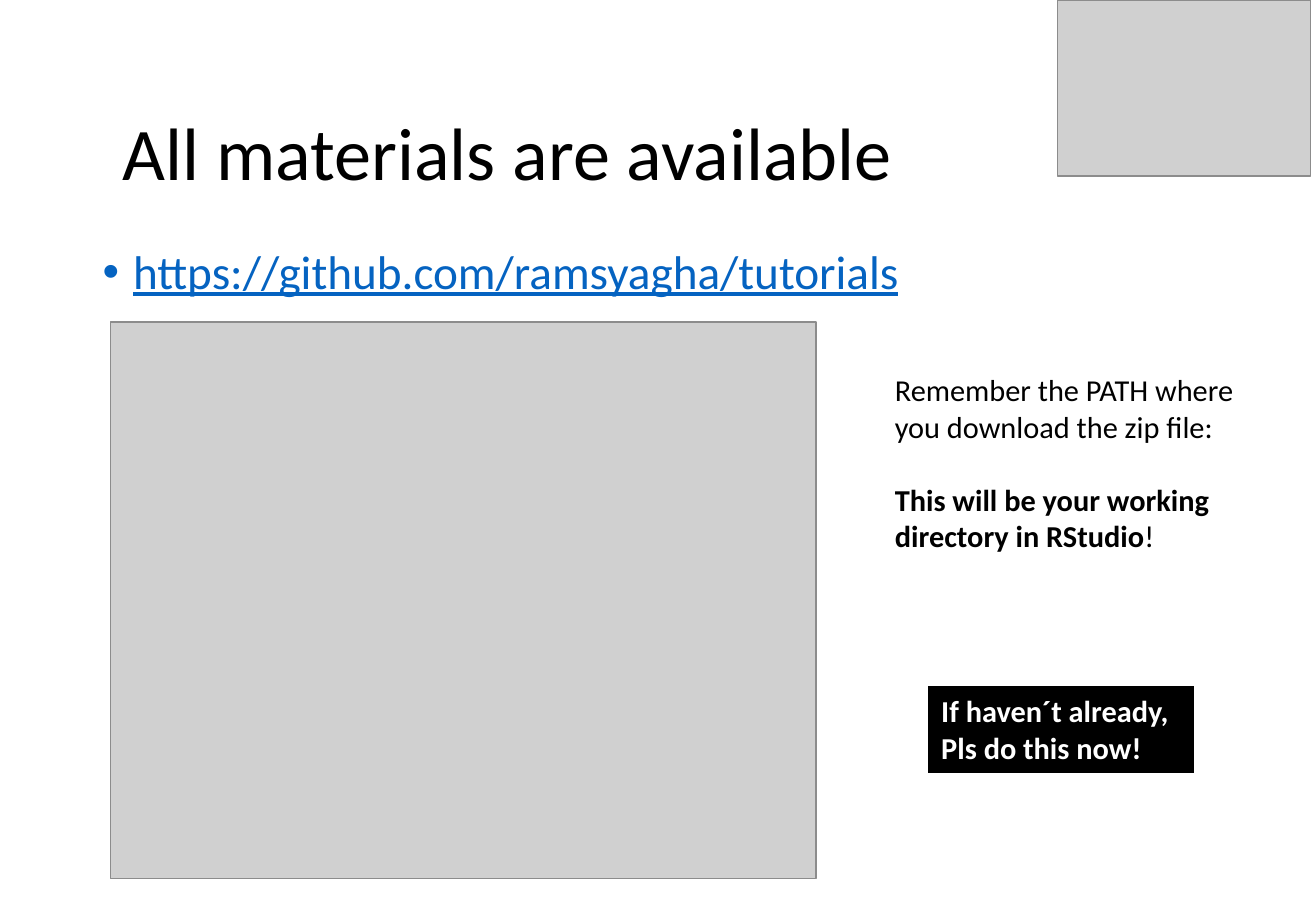
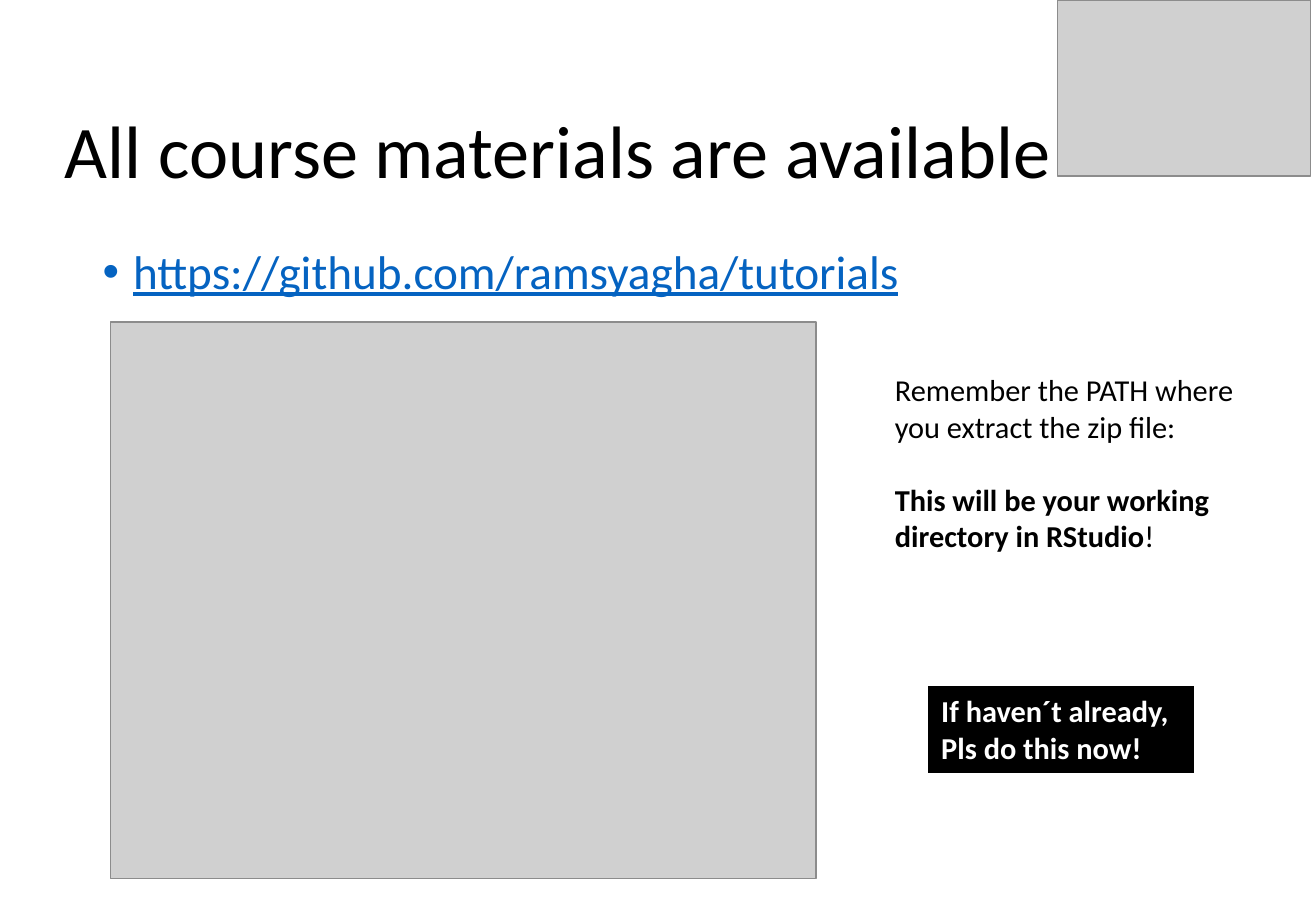
Before and after one commit to ramsyagha/tutorials, a slide deck: slide 8 of Lectures/1_Introduction to R.pptx (slide 7 before the commit). Drawn at 1316x911 pixels with LibreOffice and Linux fonts; fonts in the diff are those of the drawing; grey boxes stand for pictures. Boxes give left, top, right and bottom in pixels: in the first picture for what was removed or moved away, otherwise in the second. Text is boxed around its words. In the diff, an @@ line names an element or a change of style, - is before the commit and + after.

```diff
--- a/Lectures/1_Introduction to R.pptx
+++ b/Lectures/1_Introduction to R.pptx
@@ text at (65,126,1050,179): text changed @@
-All materials are available
+All course materials are available
@@ text at (895,380,1233,443): text changed @@
-Remember the PATH where you download the zip file:
+Remember the PATH where you extract the zip file:
```
Also in this commit, not shown: 25 other slides changed, 15 slides added, 1 slide removed.
